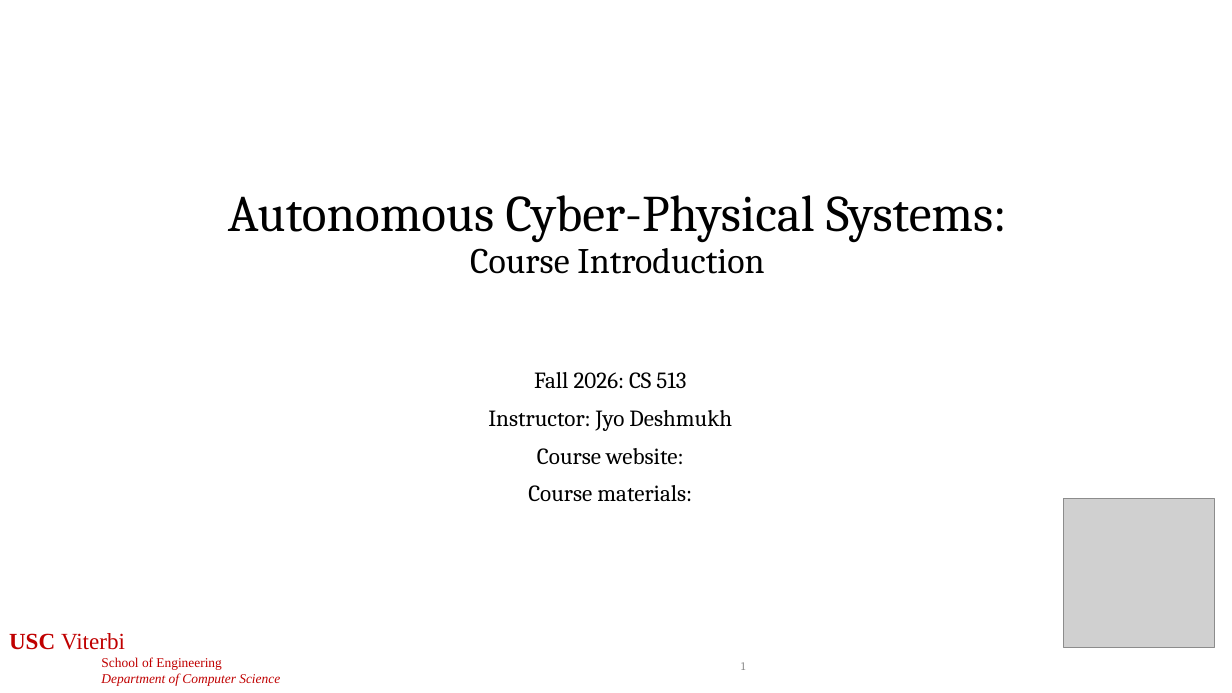
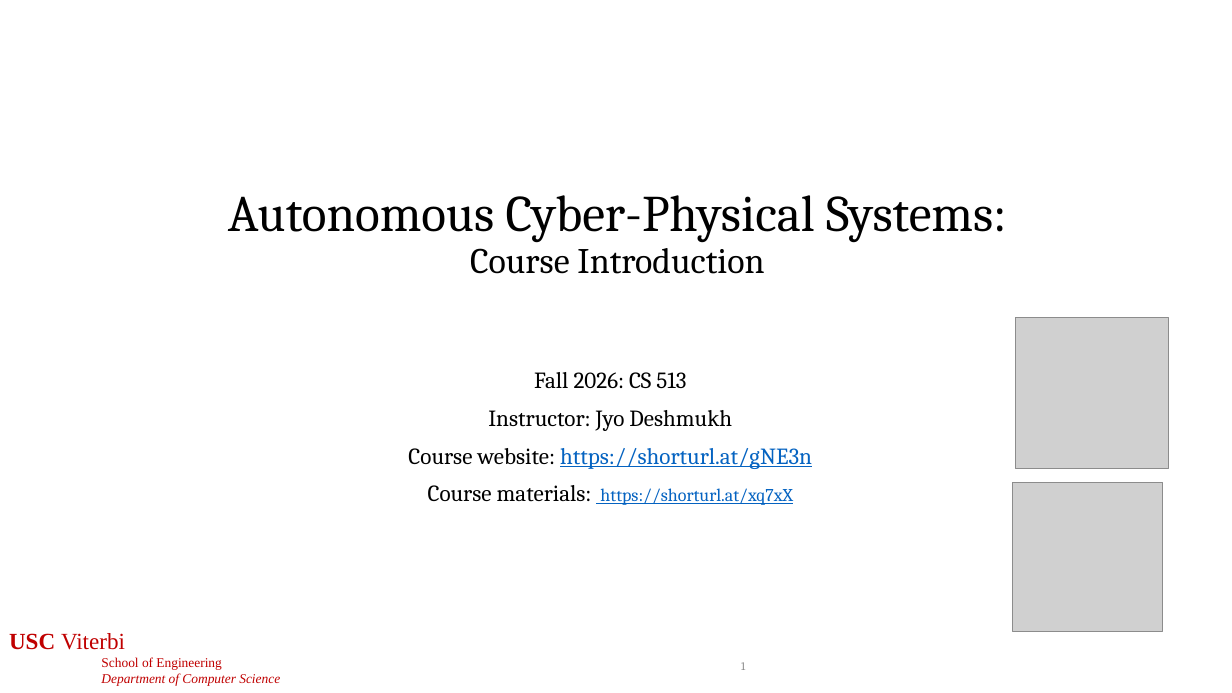
Before and after one commit to jdeshmukh/jdeshmukh.github.io, a slide deck: slide 1 of teaching/cs513-autocps-fall-2026/slides/1-CourseIntro.pptx. Drawn at 1232x693 pixels with LibreOffice and Linux fonts; fonts in the diff are those of the drawing; grey boxes stand for pictures. Boxes give left, top, right and bottom in pixels: in the first picture for what was removed or moved away, otherwise in the second. Text is boxed around its words. In the diff, an @@ line names an element or a change of style, - is before the commit and + after.

```diff
--- a/teaching/cs513-autocps-fall-2026/slides/1-CourseIntro.pptx
+++ b/teaching/cs513-autocps-fall-2026/slides/1-CourseIntro.pptx
@@ picture added at (1016, 318, 1169, 470) @@
@@ subtitle at (408, 448, 812, 505): text changed; text colour #000000 to #0563C1 @@
-Course website:
-Course materials:
+Course website: https://shorturl.at/gNE3n
+Course materials: https://shorturl.at/xq7xX
@@ picture: place and size @@
-picture at (1064, 499, 1214, 648)
+picture at (1012, 482, 1163, 631)
```
Also in this commit, not shown: 3 other files.
